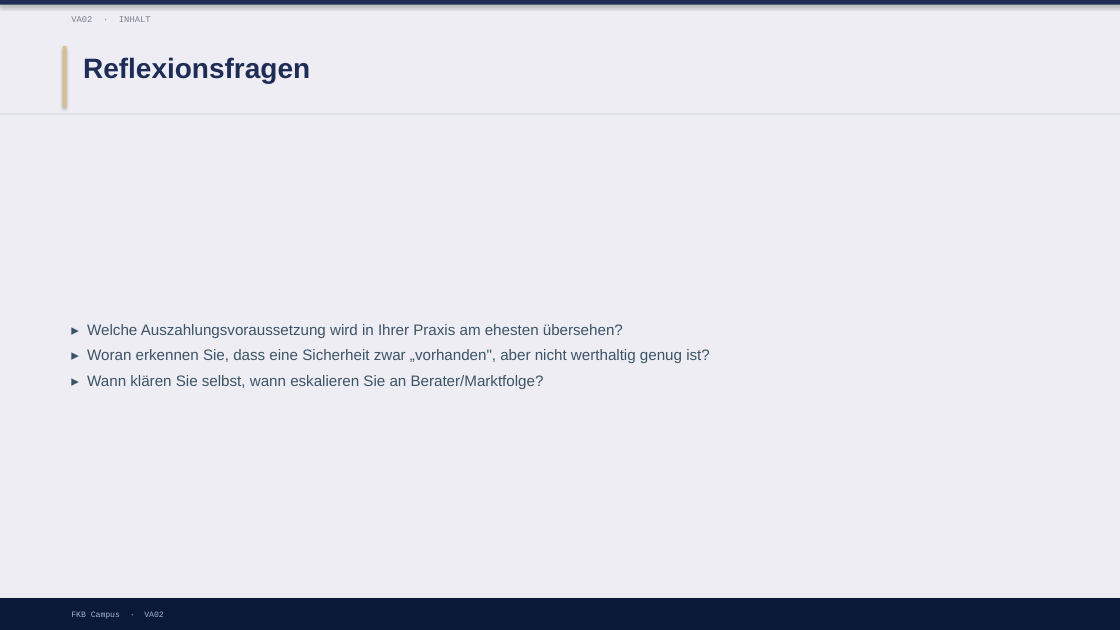
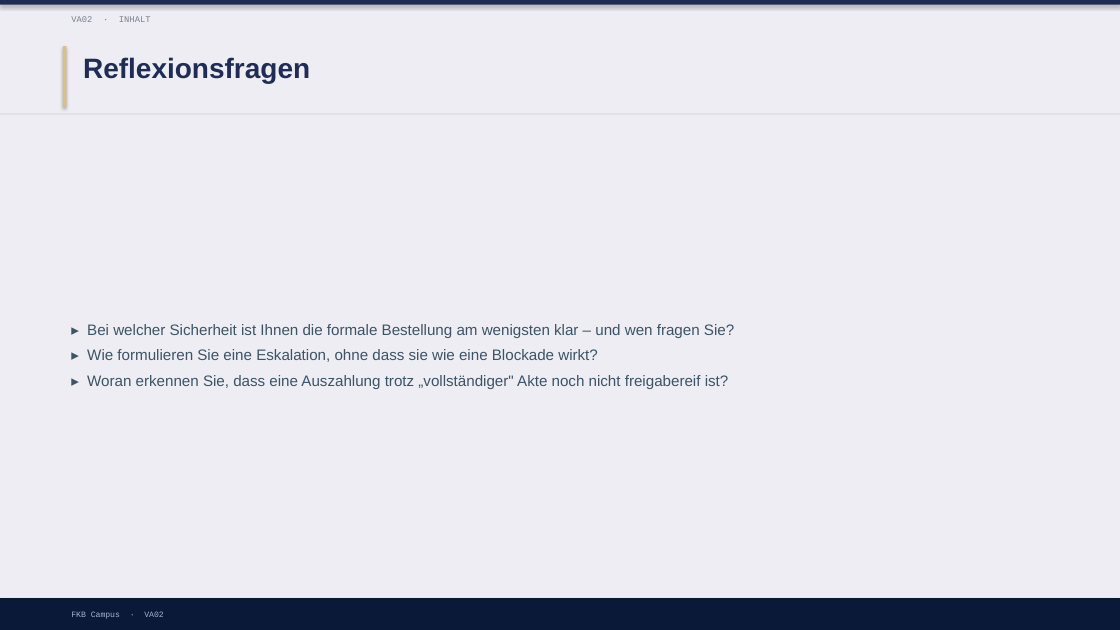
Before and after one commit to ck5rqc47pr-byte/firmenkundenakademie-online, a slide deck: slide 16 of protected-downloads/praesentation/VA02.pptx (slide 8 before the commit). Drawn at 1120x630 pixels with LibreOffice and Linux fonts; fonts in the diff are those of the drawing. Boxes give left, top, right and bottom in pixels: in the first picture for what was removed or moved away, otherwise in the second. Text is boxed around its words. In the diff, an @@ line names an element or a change of style, - is before the commit and + after.

```diff
--- a/protected-downloads/praesentation/VA02.pptx
+++ b/protected-downloads/praesentation/VA02.pptx
@@ text at [87,324,734,389]: text changed @@
-▸ Welche Auszahlungsvoraussetzung wird in Ihrer Praxis am ehesten übersehen?
-▸ Woran erkennen Sie, dass eine Sicherheit zwar „vorhanden", aber nicht werthaltig genug ist?
-▸ Wann klären Sie selbst, wann eskalieren Sie an Berater/Marktfolge?
+▸ Bei welcher Sicherheit ist Ihnen die formale Bestellung am wenigsten klar – und wen fragen Sie?
+▸ Wie formulieren Sie eine Eskalation, ohne dass sie wie eine Blockade wirkt?
+▸ Woran erkennen Sie, dass eine Auszahlung trotz „vollständiger" Akte noch nicht freigabereif ist?
```
Also in this commit, not shown: 3 other slides changed, 8 slides added, 5 other files.
